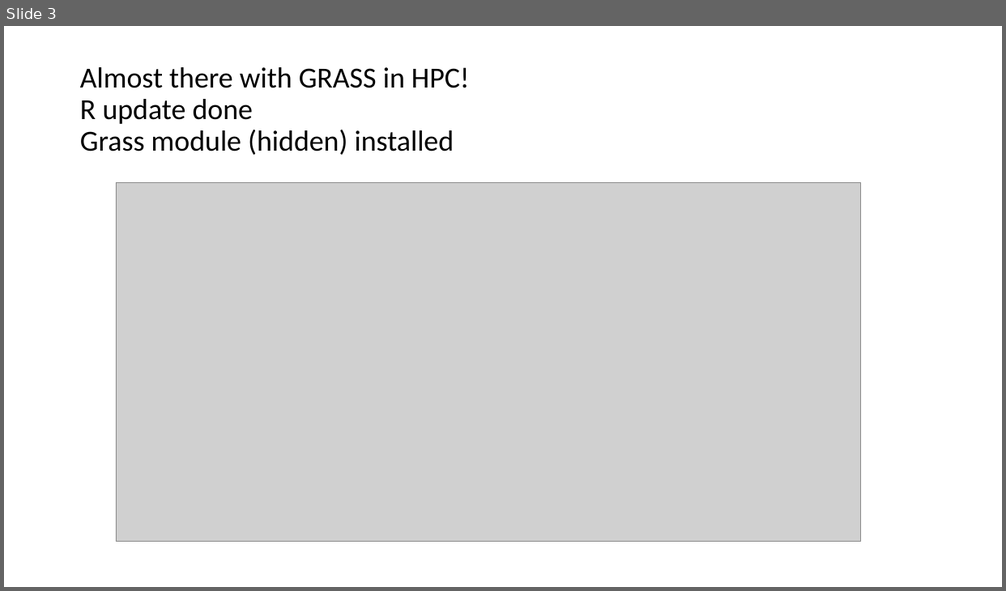
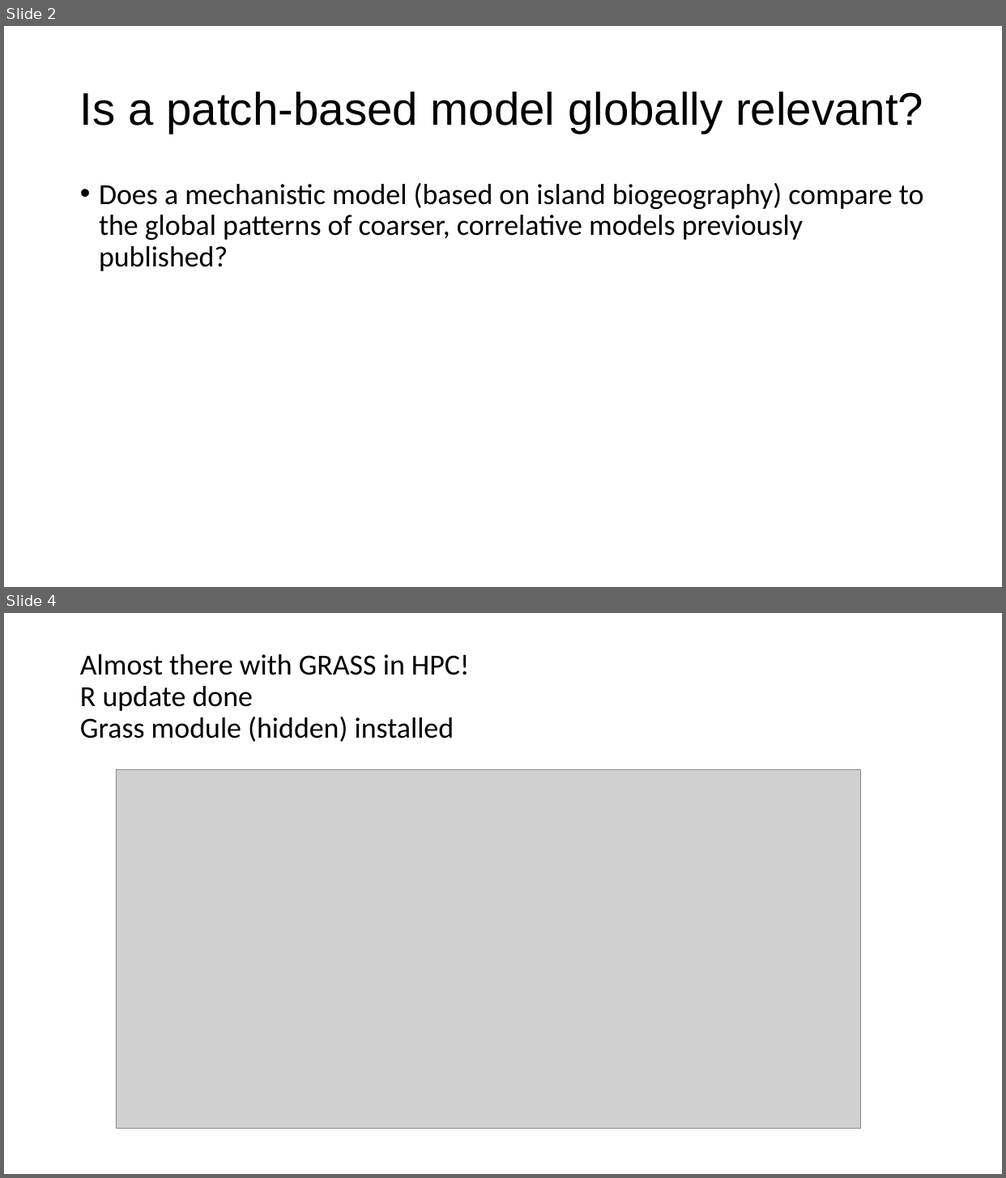
Before and after one commit to renatamuy/eride, a slide deck: workflow/eride_global_dev.pptx. Shown one above the other, each under a label of ours: slide 3 before the commit, slides 2 and 4 after it; the slides between them are not shown. The pictures are 1006x591 and 1006x1178 pixels, drawn with LibreOffice and Linux fonts; fonts in the diff are those of the drawing; grey boxes stand for pictures. Boxes give left, top, right and bottom in pixels: in the first picture for what was removed or moved away, otherwise in the second. Text is boxed around its words. In the diff, an @@ line names an element or a change of style, - is before the commit and + after.

```diff
--- a/workflow/eride_global_dev.pptx
+++ b/workflow/eride_global_dev.pptx
@@ slide 2 added at [4,26,1002,587], background #FFFFFF @@
@@ title added at [80,92,923,133], 44 pt, text #000000 @@
+Is a patch-based model globally relevant?
@@ text added at [99,183,924,271], 28 pt, text #000000 @@
+• Does a mechanistic model (based on island biogeography) compare to the global patterns of coarser, correlative models previously published?
@@ what was slide 3 is now slide 4 @@
```
Also in this commit, not shown: 2 slides changed.
